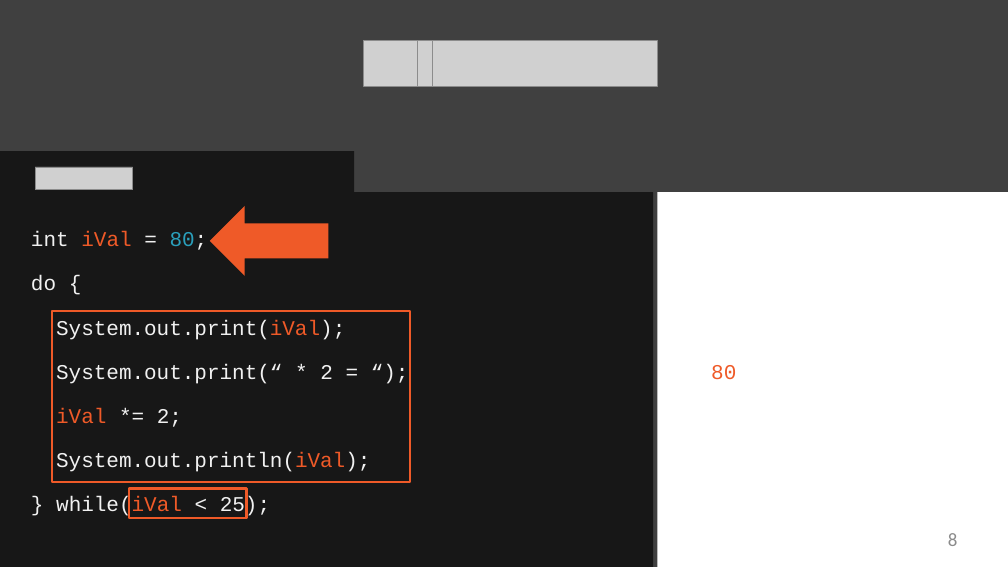
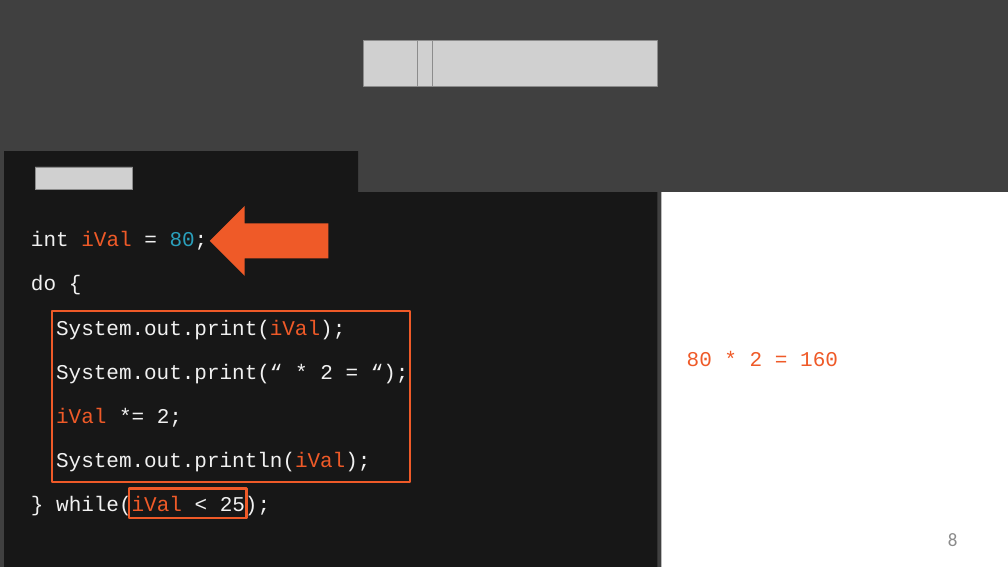
Before and after one commit to StevenJoseph19/Ericsson-Java-Basics-June-2024, a slide deck: slide 8 of Day 2/Slides/5. Looping and Arrays/looping-and-arrays-slides.pptx. Drawn at 1008x567 pixels with LibreOffice and Linux fonts; fonts in the diff are those of the drawing; grey boxes stand for pictures. Boxes give left, top, right and bottom in pixels: in the first picture for what was removed or moved away, otherwise in the second. Text is boxed around its words. In the diff, an @@ line names an element or a change of style, - is before the commit and + after.

```diff
--- a/Day 2/Slides/5. Looping and Arrays/looping-and-arrays-slides.pptx
+++ b/Day 2/Slides/5. Looping and Arrays/looping-and-arrays-slides.pptx
@@ freeform shape moved from (x1=0, y1=151, x2=653, y2=567) to (x1=4, y1=151, x2=657, y2=567) @@
@@ freeform shape resized from (x1=658, y1=192, x2=1008, y2=567) to (x1=662, y1=192, x2=1008, y2=567) @@
@@ text "80 * 2 = 160" moved from (x1=711, y1=365, x2=736, y2=379) to (x1=687, y1=352, x2=838, y2=366) @@
@@ text "80 * 2 = 160" at (x1=687, y1=352, x2=838, y2=366): text colour #2F2F2F to #EF5A28 in "* 2 ="; letter spacing -0.1 to 0 pt in "160"; indent changed; less space between paragraphs @@
```
Also in this commit, not shown: 2 other slides changed, 11 other files.
